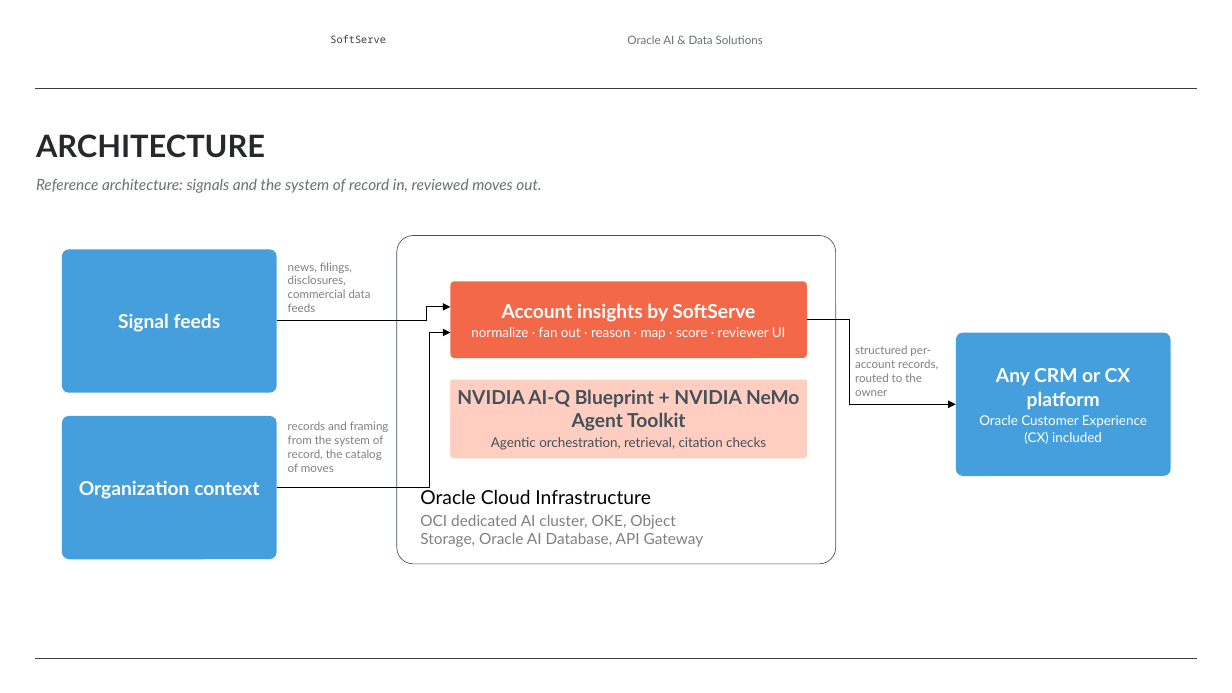
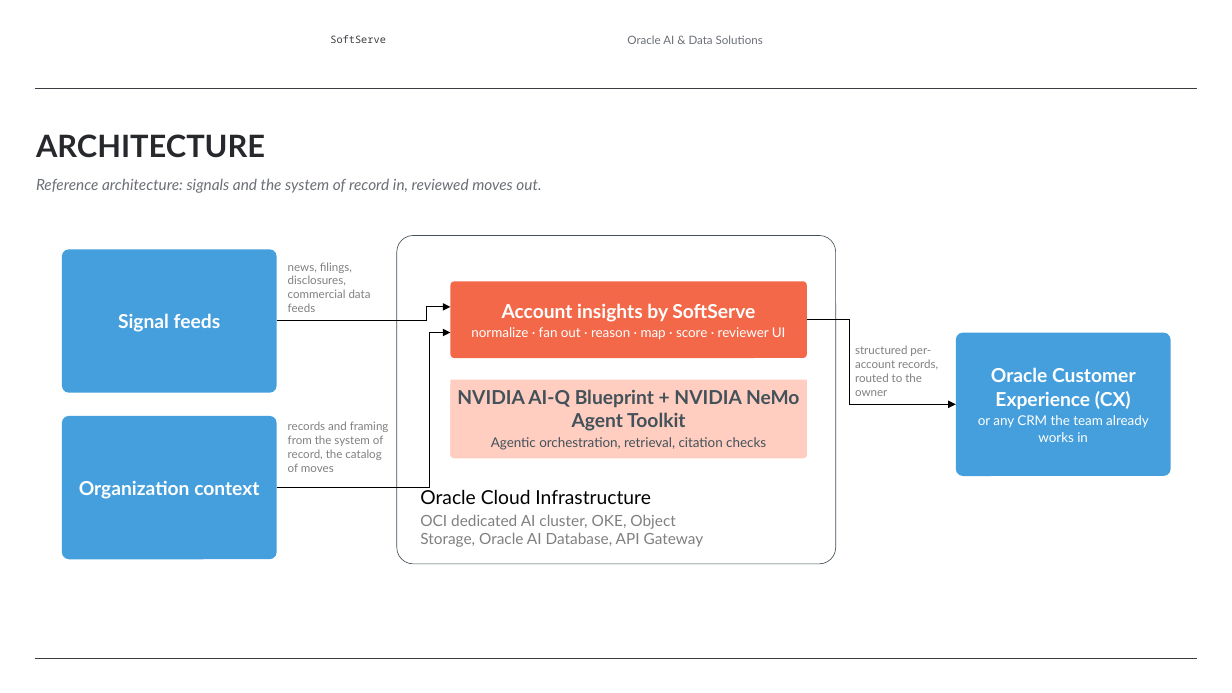
Before and after one commit to alexey-orlov/AO-Personal-OS, a slide deck: slide 8 of outputs/oracle-packs/account-insights/artifacts/account-insights-sales-deck.pptx. Drawn at 1232x693 pixels with LibreOffice and Linux fonts; fonts in the diff are those of the drawing; background and template pictures are left out. Boxes give left, top, right and bottom in pixels: in the first picture for what was removed or moved away, otherwise in the second. Text is boxed around its words. In the diff, an @@ line names an element or a change of style, - is before the commit and + after.

```diff
--- a/outputs/oracle-packs/account-insights/artifacts/account-insights-sales-deck.pptx
+++ b/outputs/oracle-packs/account-insights/artifacts/account-insights-sales-deck.pptx
@@ text in rounded rectangle at [978,367,1149,442]: text changed @@
-Any CRM or CX platform
-Oracle Customer Experience (CX) included
+Oracle Customer Experience (CX)
+or any CRM the team already works in
```
Also in this commit, not shown: 5 other slides changed, 1 other file.
